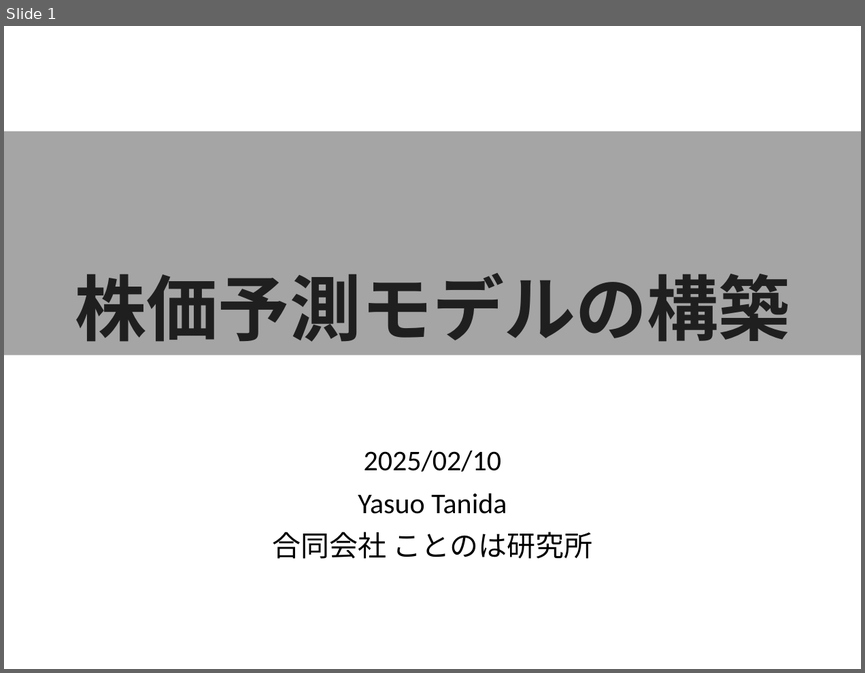
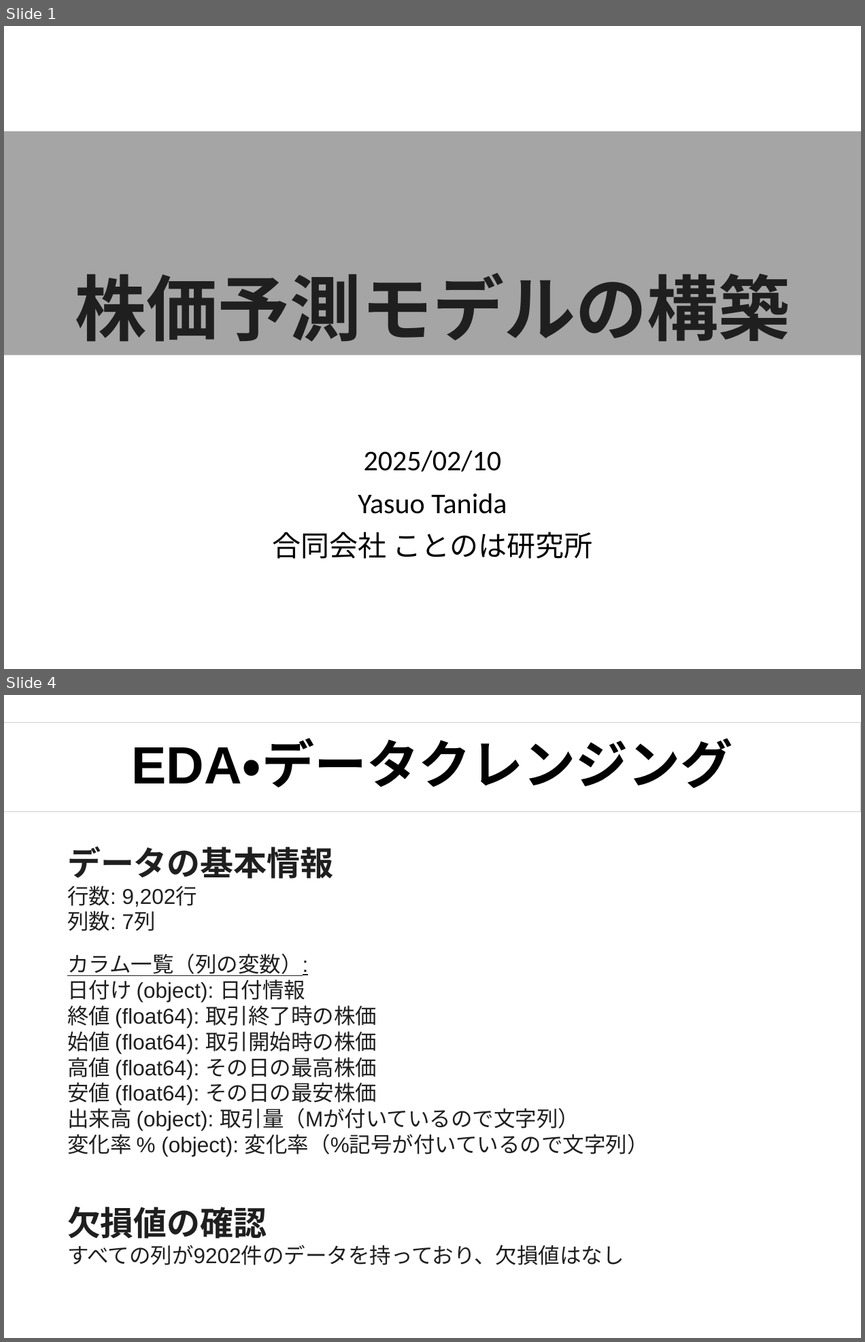
Before and after one commit to tanidayasuo/study-stock-price, a slide deck: 株価予測モデルの構築.pptx. Shown one above the other, each under a label of ours: slide 1 before the commit, slides 1 and 4 after it; the slides between them are not shown. The pictures are 865x673 and 865x1342 pixels, drawn with LibreOffice and Linux fonts; fonts in the diff are those of the drawing. Boxes give left, top, right and bottom in pixels: in the first picture for what was removed or moved away, otherwise in the second. Text is boxed around its words. In the diff, an @@ line names an element or a change of style, - is before the commit and + after.

```diff
--- a/株価予測モデルの構築.pptx
+++ b/株価予測モデルの構築.pptx
@@ slide 4 added at (4,695,861,1338), background #FFFFFF @@
@@ rectangle added at (4,722,861,811), outline #D0CECE 0.75 pt, 44 pt, text #000000, bold @@
+EDA・データクレンジング
@@ text added at (67,846,649,1156), 18 pt, text #1F1F1F @@
+データの基本情報
+行数: 9,202行
+列数: 7列
+カラム一覧（列の変数）:
+日付け (object): 日付情報
+終値 (float64): 取引終了時の株価
+始値 (float64): 取引開始時の株価
+高値 (float64): その日の最高株価
+安値 (float64): その日の最安株価
+出来高 (object): 取引量（Mが付いているので文字列）
+変化率 % (object): 変化率（%記号が付いているので文字列）
@@ text added at (67,1206,624,1265), 18 pt, text #1F1F1F @@
+欠損値の確認
+すべての列が9202件のデータを持っており、欠損値はなし
```
Also in this commit, not shown: 30 other slides added.
